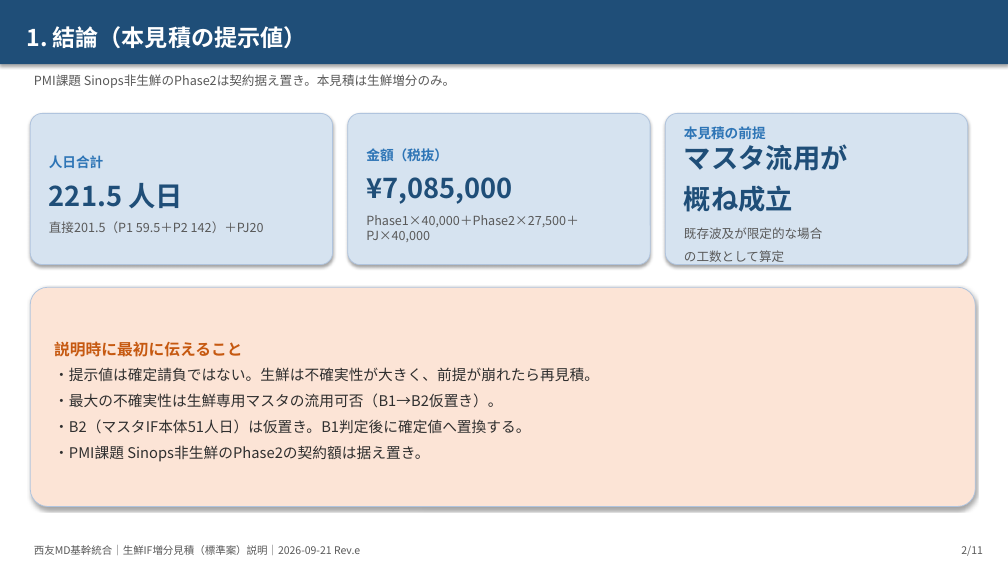
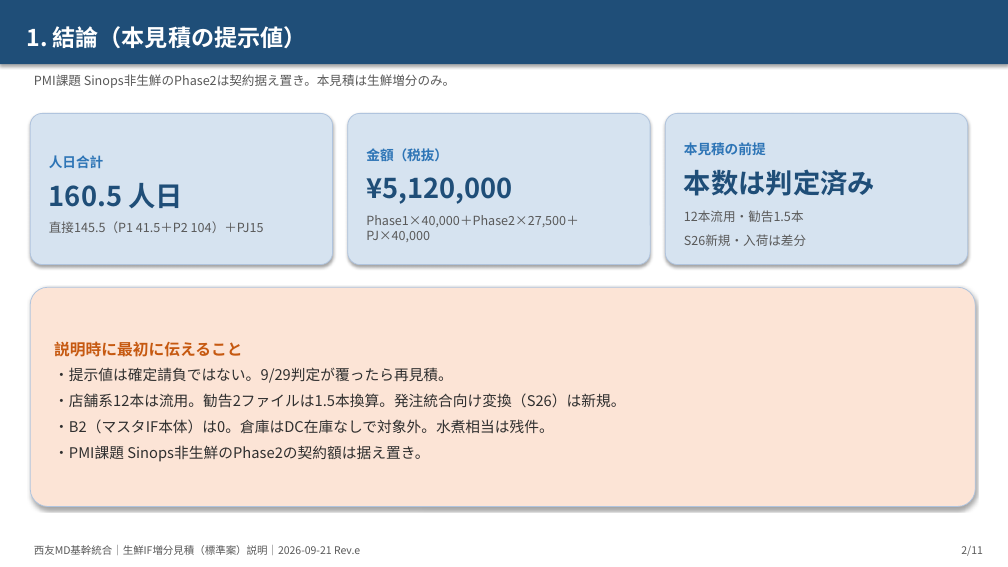
Before and after one commit to ZangPengshi-TREC/Zang_TreC, a slide deck: slide 2 of PMI/Sinops/phase2-detail-design/sources/20260921-生鮮IF増分見積/【説明】生鮮IF増分_標準案見積_リスク着眼_20260921.pptx. Drawn at 1008x567 pixels with LibreOffice and Linux fonts; fonts in the diff are those of the drawing. Boxes give left, top, right and bottom in pixels: in the first picture for what was removed or moved away, otherwise in the second. Text is boxed around its words. In the diff, an @@ line names an element or a change of style, - is before the commit and + after.

```diff
--- a/PMI/Sinops/phase2-detail-design/sources/20260921-生鮮IF増分見積/【説明】生鮮IF増分_標準案見積_リスク着眼_20260921.pptx
+++ b/PMI/Sinops/phase2-detail-design/sources/20260921-生鮮IF増分見積/【説明】生鮮IF増分_標準案見積_リスク着眼_20260921.pptx
@@ text in rounded rectangle at <box>366,177,513,204</box>: text changed @@
-¥7,085,000
+¥5,120,000
@@ text in rounded rectangle at <box>684,169,875,246</box>: text changed @@
-マスタ流用が
-概ね成立
-既存波及が限定的な場合
-の工数として算定
+本数は判定済み
+12本流用・勧告1.5本
+S26新規・入荷は差分
@@ text in rounded rectangle at <box>49,183,264,233</box>: text changed @@
-221.5 人日
-直接201.5（P1 59.5＋P2 142）＋PJ20
+160.5 人日
+直接145.5（P1 41.5＋P2 104）＋PJ15
@@ text in rounded rectangle at <box>54,367,625,433</box>: text changed @@
-・提示値は確定請負ではない。生鮮は不確実性が大きく、前提が崩れたら再見積。
-・最大の不確実性は生鮮専用マスタの流用可否（B1→B2仮置き）。
-・B2（マスタIF本体51人日）は仮置き。B1判定後に確定値へ置換する。
+・提示値は確定請負ではない。9/29判定が覆ったら再見積。
+・店舗系12本は流用。勧告2ファイルは1.5本換算。発注統合向け変換（S26）は新規。
+・B2（マスタIF本体）は0。倉庫はDC在庫なしで対象外。水煮相当は残件。
```
Also in this commit, not shown: 10 other slides changed, 18 other files.
